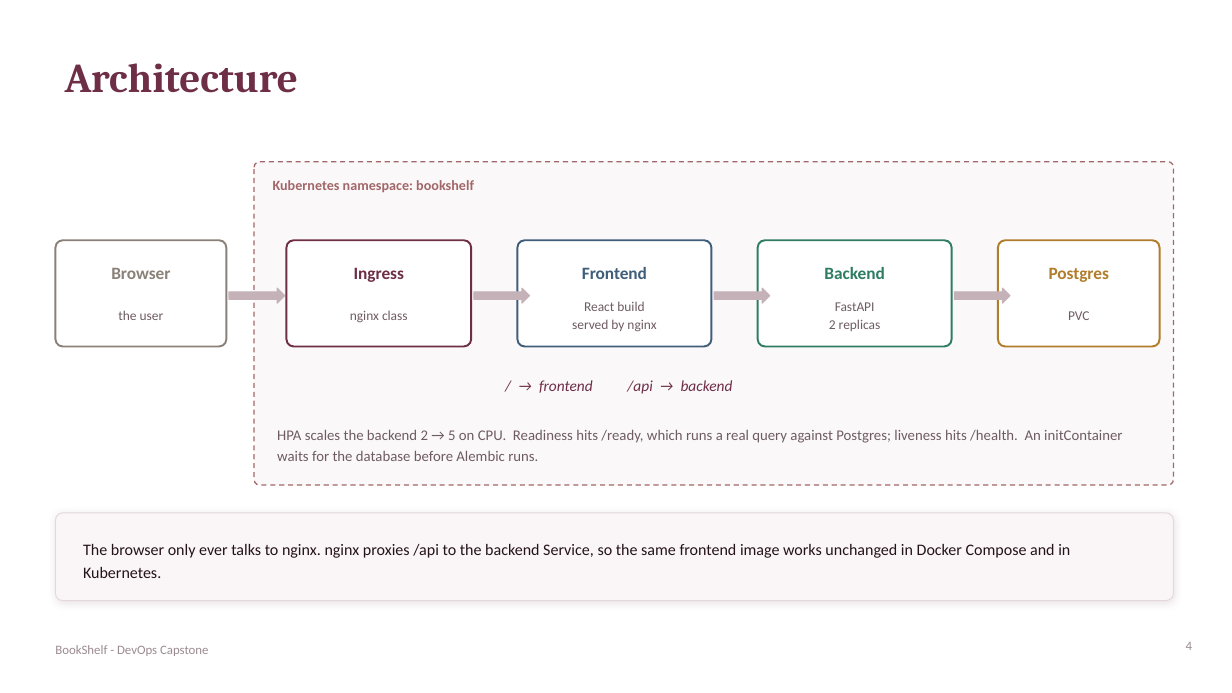
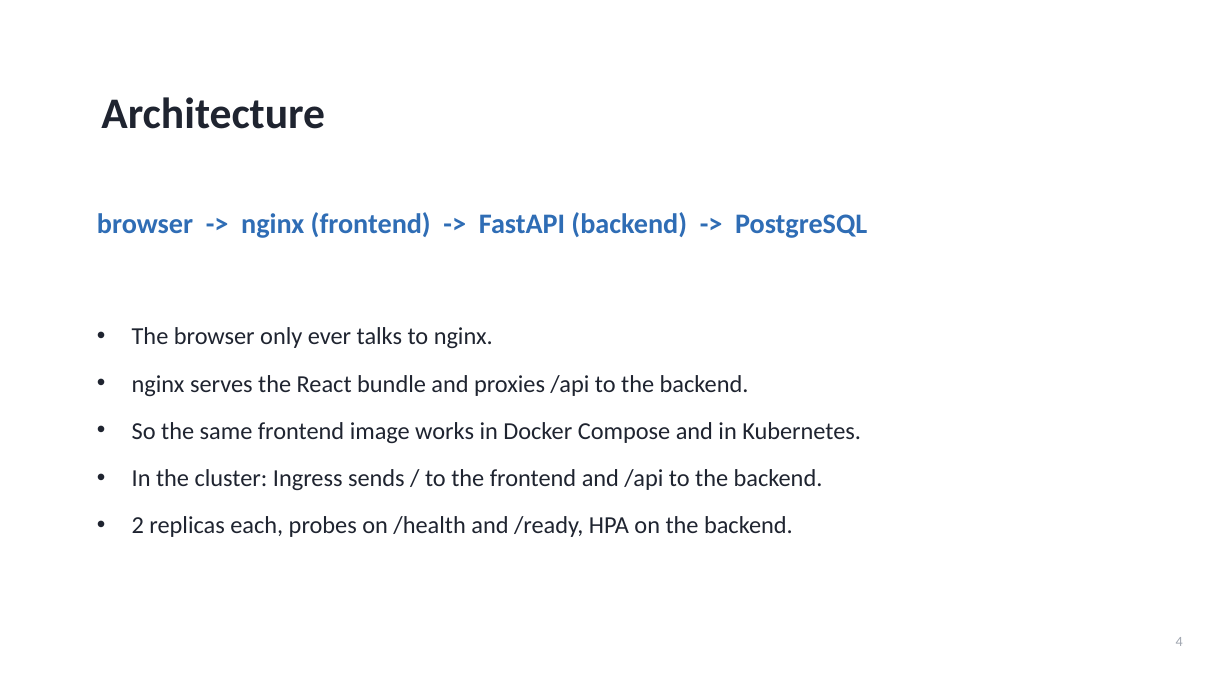
Before and after one commit to piroBeastie/bookshelf, a slide deck: slide 4 of demo/slides.pptx. Drawn at 1232x693 pixels with LibreOffice and Linux fonts; fonts in the diff are those of the drawing. Boxes give left, top, right and bottom in pixels: in the first picture for what was removed or moved away, otherwise in the second. Text is boxed around its words. In the diff, an @@ line names an element or a change of style, - is before the commit and + after.

```diff
--- a/demo/slides.pptx
+++ b/demo/slides.pptx
@@ title "Architecture": place and size @@
-title "Architecture" at bbox=[65, 63, 299, 93]
+title "Architecture" at bbox=[101, 97, 325, 129]
@@ title "Architecture" at bbox=[101, 97, 325, 129]: size 32 to 34 pt, font Cambria to Calibri, text colour #6D2E46 to #1F2430 @@
@@ rounded rectangle removed at bbox=[254, 162, 1174, 485] @@
@@ text removed at bbox=[273, 180, 474, 192] @@
-Kubernetes namespace: bookshelf
@@ text added at bbox=[97, 212, 867, 238], 22 pt, text #2F6DB5, bold @@
+browser -> nginx (frontend) -> FastAPI (backend) -> PostgreSQL
@@ rounded rectangle removed at bbox=[55, 240, 226, 347] @@
@@ text removed at bbox=[111, 268, 170, 279] @@
-Browser
@@ rounded rectangle removed at bbox=[287, 240, 471, 347] @@
@@ text removed at bbox=[354, 267, 404, 282] @@
-Ingress
@@ rounded rectangle removed at bbox=[518, 240, 712, 347] @@
@@ text removed at bbox=[582, 267, 647, 279] @@
-Frontend
@@ rounded rectangle removed at bbox=[758, 240, 952, 347] @@
@@ text removed at bbox=[824, 267, 884, 279] @@
-Backend
@@ rounded rectangle removed at bbox=[998, 240, 1160, 347] @@
@@ text removed at bbox=[1049, 267, 1109, 282] @@
-Postgres
@@ right arrow removed at bbox=[229, 288, 285, 303] @@
@@ right arrow removed at bbox=[474, 288, 530, 303] @@
@@ right arrow removed at bbox=[714, 288, 770, 303] @@
@@ right arrow removed at bbox=[955, 288, 1010, 303] @@
@@ text removed at bbox=[118, 310, 164, 320] @@
-the user
@@ text at bbox=[132, 327, 861, 537]: text changed; size 12.5 to 19 pt; text colour #241318 to #1F2430 @@
-The browser only ever talks to nginx. nginx proxies /api to the backend Service, so the same frontend image works unchanged in Docker Compose and in Kubernetes.
+• The browser only ever talks to nginx.
+• nginx serves the React bundle and proxies /api to the backend.
+• So the same frontend image works in Docker Compose and in Kubernetes.
+• In the cluster: Ingress sends / to the frontend and /api to the backend.
+• 2 replicas each, probes on /health and /ready, HPA on the backend.
@@ text removed at bbox=[350, 311, 408, 323] @@
-nginx class
@@ text removed at bbox=[572, 301, 656, 332] @@
-React build
-served by nginx
@@ text removed at bbox=[829, 302, 881, 331] @@
-FastAPI
-2 replicas
@@ text removed at bbox=[1068, 311, 1089, 320] @@
-PVC
@@ text removed at bbox=[539, 380, 733, 394] @@
-/ → frontend /api → backend
@@ text removed at bbox=[277, 429, 1122, 461] @@
-HPA scales the backend 2 → 5 on CPU. Readiness hits /ready, which runs a real query against Postgres; liveness hits /health. An initContainer waits for the database before Alembic runs.
@@ rounded rectangle removed at bbox=[55, 513, 1174, 601] @@
@@ page number: place and size @@
-page number at bbox=[1186, 642, 1192, 650]
+page number at bbox=[1176, 637, 1183, 646]
@@ page number at bbox=[1176, 637, 1183, 646]: size 10 to 11 pt, text colour #9B8B91 to #A0A6B0 @@
@@ text removed at bbox=[55, 645, 208, 656] @@
-BookShelf - DevOps Capstone
```
Also in this commit, not shown: 6 other slides changed, 3 slides added, 3 slides removed, 3 other files.
